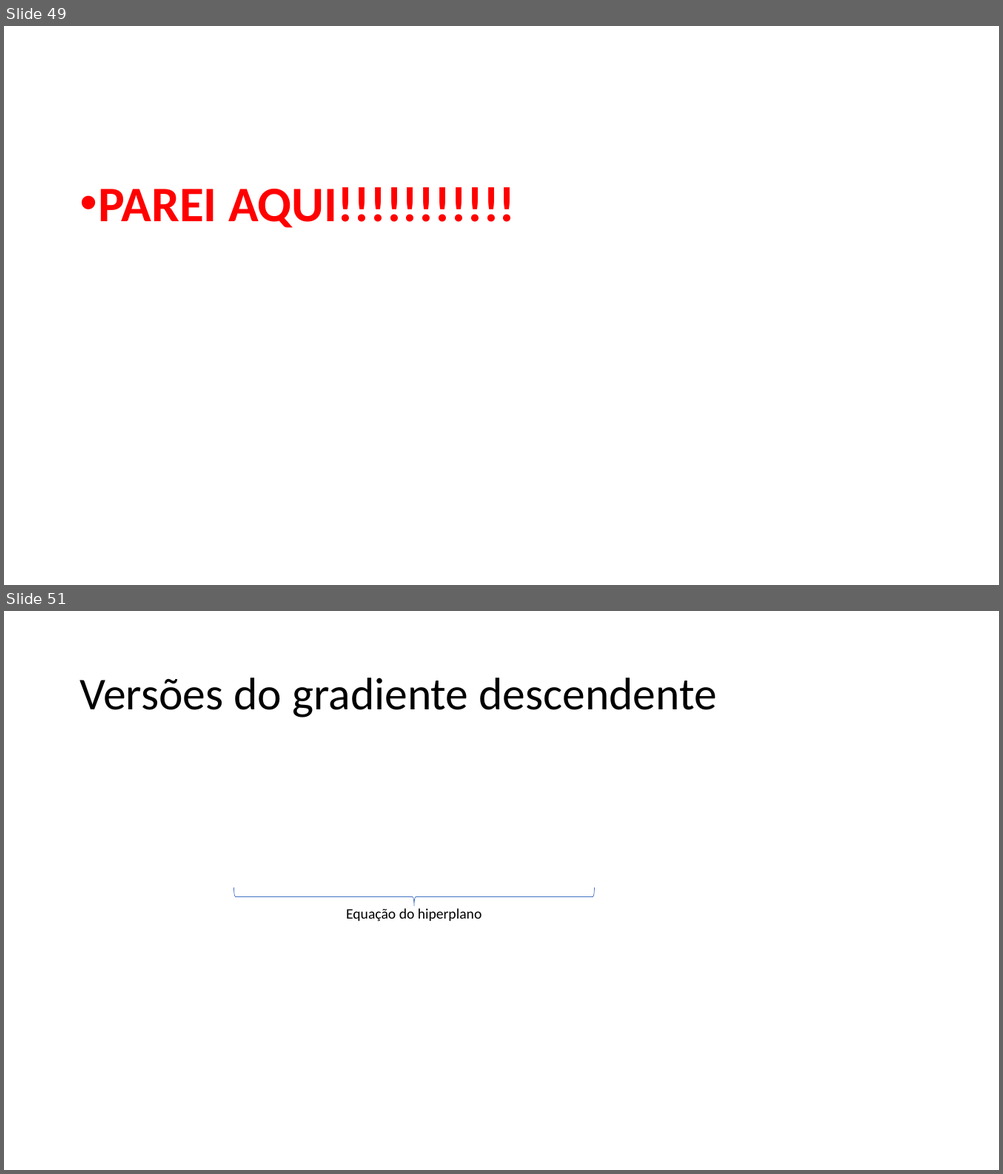
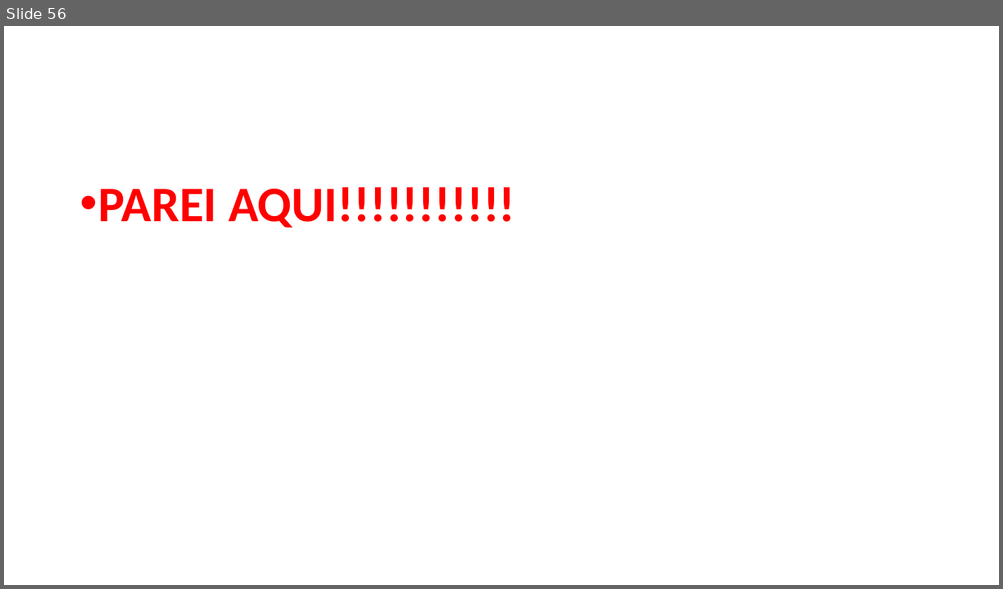
Before and after one commit to zz4fap/c24_inteligencia_artificial, a slide deck: slides/C24_Regressão.pptx. Shown one above the other, each under a label of ours: slides 49 and 51 before the commit, slide 56 after it; the slides between them are not shown. The pictures are 1003x1174 and 1003x589 pixels, drawn with LibreOffice and Linux fonts; fonts in the diff are those of the drawing; grey boxes stand for pictures. Boxes give left, top, right and bottom in pixels: in the first picture for what was removed or moved away, otherwise in the second. Text is boxed around its words. In the diff, an @@ line names an element or a change of style, - is before the commit and + after.

```diff
--- a/slides/C24_Regressão.pptx
+++ b/slides/C24_Regressão.pptx
@@ slide 51 removed at (x1=4, y1=611, x2=999, y2=1170), background #FFFFFF @@
@@ title removed at (x1=79, y1=678, x2=716, y2=718) @@
-Versões do gradiente descendente
@@ right brace removed at (x1=234, y1=888, x2=595, y2=906) @@
@@ text removed at (x1=346, y1=908, x2=482, y2=922) @@
-Equação do hiperplano
@@ what was slide 49 is now slide 56 @@
```
Also in this commit, not shown: 1 slide changed, 7 slides added, 1 other slide removed.
